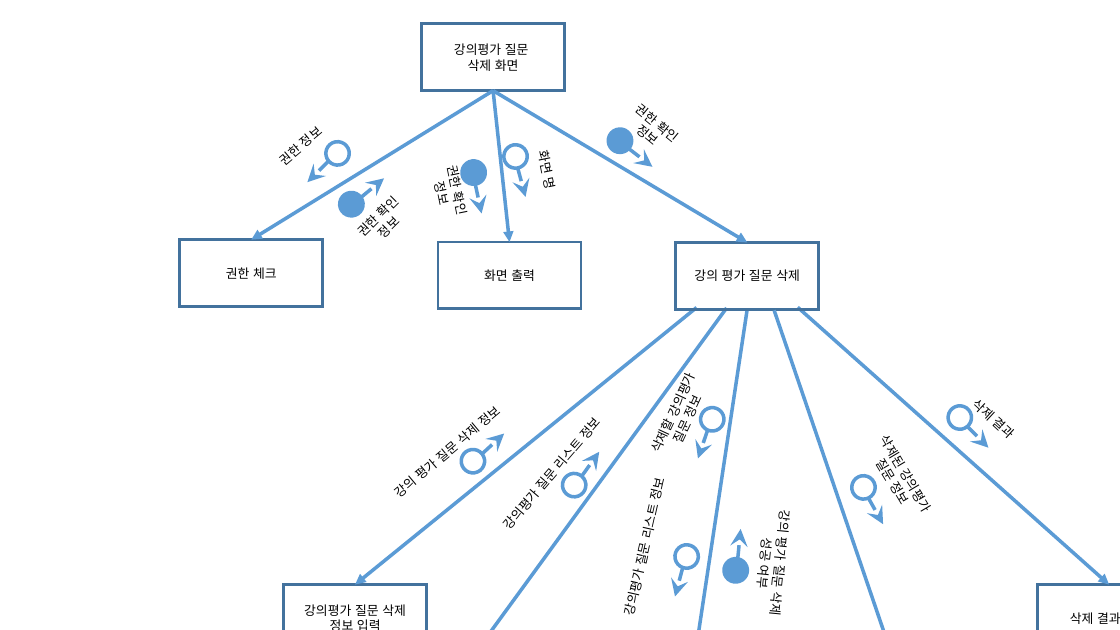
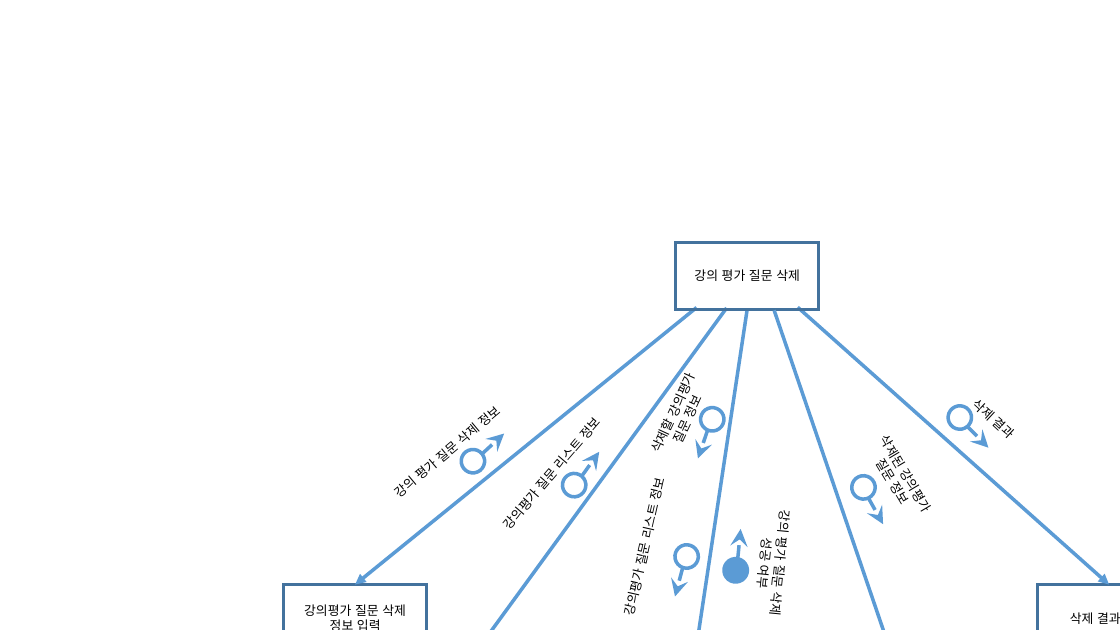
Before and after one commit to se04/se04, a slide deck: slide 1 of SDD 관련 자료/작업 결과물/대화 모형도/이전 파일/강의평가질문삭제.pptx. Drawn at 1120x630 pixels with LibreOffice and Linux fonts; fonts in the diff are those of the drawing. Boxes give left, top, right and bottom in pixels: in the first picture for what was removed or moved away, otherwise in the second. Text is boxed around its words. In the diff, an @@ line names an element or a change of style, - is before the commit and + after.

```diff
--- a/SDD 관련 자료/작업 결과물/대화 모형도/이전 파일/강의평가질문삭제.pptx
+++ b/SDD 관련 자료/작업 결과물/대화 모형도/이전 파일/강의평가질문삭제.pptx
@@ rectangle removed at (x1=422, y1=24, x2=565, y2=91) @@
-강의평가 질문
-삭제 화면
@@ arrow removed from (493, 91) to (251, 239) @@
@@ arrow removed from (493, 91) to (510, 242) @@
@@ arrow removed from (493, 91) to (748, 243) @@
@@ text removed at (x1=635, y1=103, x2=674, y2=143) @@
-권한 확인
-정보
@@ text removed at (x1=284, y1=124, x2=644, y2=165) @@
-권한 정보
@@ ellipse removed at (x1=325, y1=141, x2=350, y2=166) @@
@@ ellipse removed at (x1=500, y1=140, x2=532, y2=173) @@
@@ ellipse removed at (x1=608, y1=129, x2=632, y2=154) @@
@@ arrow removed from (628, 149) to (653, 167) @@
@@ arrow removed from (329, 161) to (308, 182) @@
@@ arrow removed from (361, 197) to (384, 178) @@
@@ text removed at (x1=431, y1=168, x2=468, y2=205) @@
-권한 확인
-정보
@@ ellipse removed at (x1=457, y1=157, x2=490, y2=190) @@
@@ arrow removed from (518, 168) to (526, 197) @@
@@ text removed at (x1=535, y1=154, x2=559, y2=188) @@
-화면 명
@@ ellipse removed at (x1=338, y1=191, x2=365, y2=218) @@
@@ text removed at (x1=383, y1=196, x2=399, y2=237) @@
-권한 확인
-정보
@@ arrow removed from (476, 184) to (481, 213) @@
@@ rectangle removed at (x1=180, y1=239, x2=323, y2=306) @@
-권한 체크
@@ rectangle removed at (x1=438, y1=242, x2=581, y2=308) @@
-화면 출력
```
Also in this commit, not shown: 1 slide added, 1 other file.
